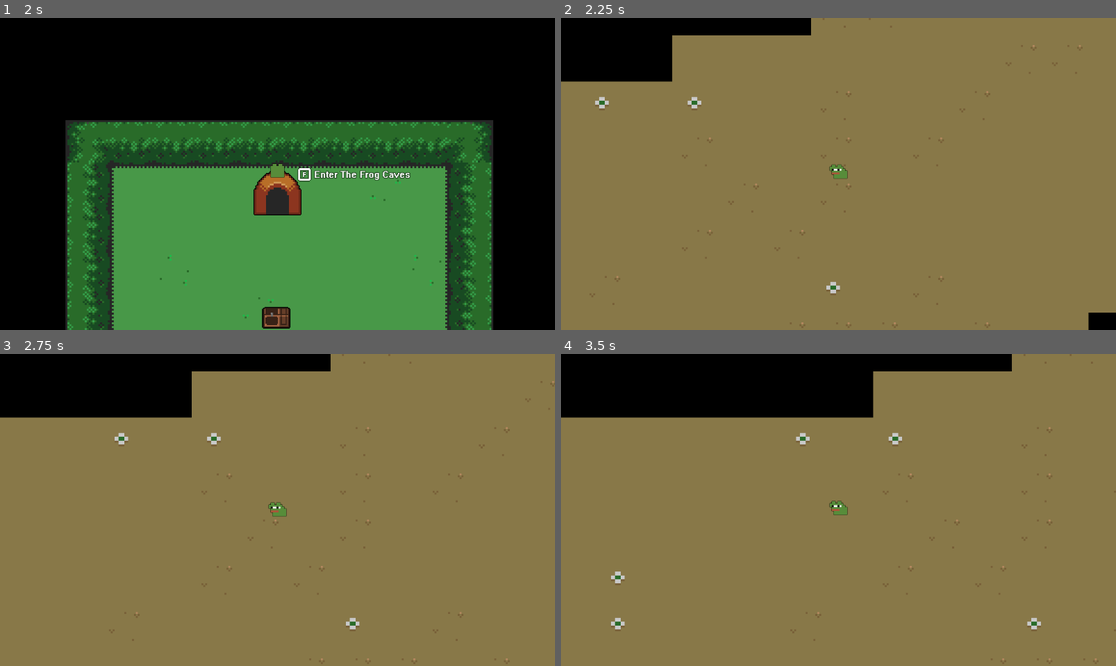
Above: before the commit, frames 1-4 (two rows, left to right).
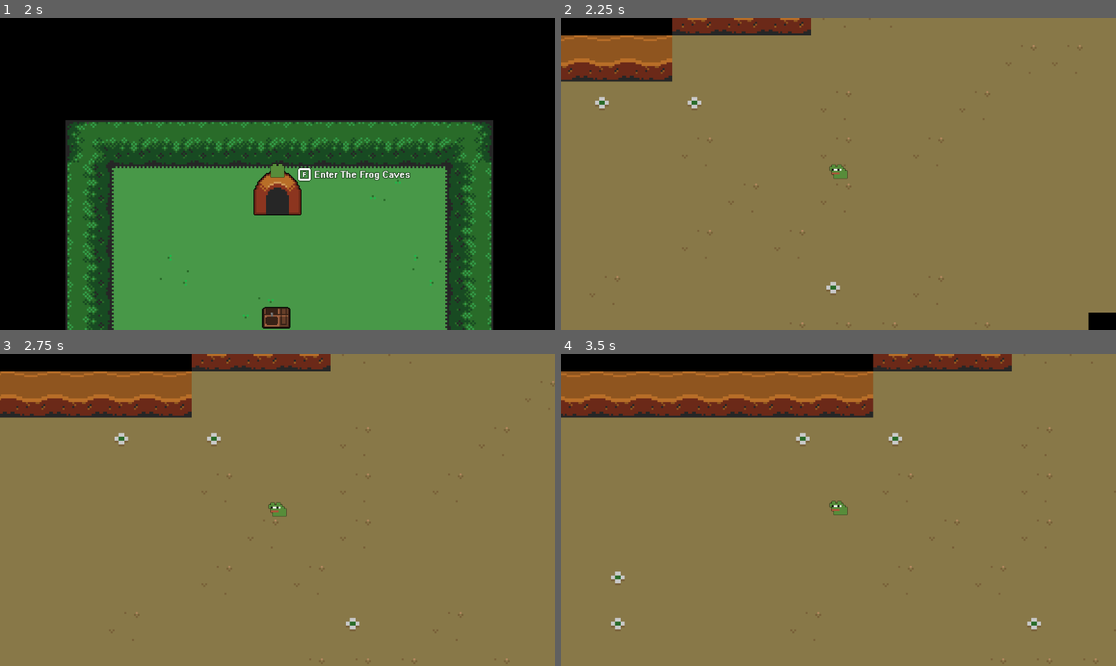
Above: after the commit, the same moments.

Repository: LilypadGames/Froguelite
Game: Godot game, scene res://scenes/title_screen.tscn
The game is run twice, just before and just after one commit, with the same random seed, the same clock (stepped at 60 frames per second) and the same inputs.
Inputs:
- Up to frame 1 (2 s): tap Enter at 0.5 s; hold Up (ui_up) from 0.53 s (still down); tap F (interact) at 0.6, 1.35 s
- Up to frame 2 (2.25 s): release Up (ui_up) at 2.03 s; hold Left (ui_left) from 2.03 s (still down); tap F (interact) at 2.1 s
- Up to frame 3 (2.75 s): keep holding Left (ui_left)
- Up to frame 4 (3.5 s): keep holding Left (ui_left); tap F (interact) at 2.85 s

Frame 1 is identical in both runs. In frame 2, 4.3% of the frame differs, in the area x 0-46%, y 0-21%; in frame 3, 6.5%; in frame 4, 9.7%, in the area x 0-82%, y 0-21%.

Commit message:
feat: remove unecessary colliders, wall tiles

Diff:
--- a/data/registry/world.json
+++ b/data/registry/world.json
@@ -18,6 +18,7 @@
 				"gain": 0
 			},
 			"tile_size": 24,
+			"wall": "res://assets/texture/world/cave_wall.png",
 			"tiles": {
 				"ground": {
 					"res://assets/texture/world/dirt.png": 100,
--- a/scripts/level.gd
+++ b/scripts/level.gd
@@ -3,9 +3,9 @@
 
 # constants
 const surrounding_tile_offsets = [
-	Vector2i(-1, -1), Vector2i(0, -1), Vector2i(1, -1),
+	Vector2i(0, -1),
 	Vector2i(-1, 0), Vector2i(1, 0),
-	Vector2i(-1, 1), Vector2i(0, 1), Vector2i(1, 1)
+	Vector2i(0, 1)
 ]
 
 # references
@@ -26,6 +26,7 @@
 var tileset_tiles: Dictionary = {"texture": {}, "weight": {}, "weight_padding": {}, "weight_total": {}, "source_id": {}}
 var tile_size: int
 var loaded_chunks: Array[Vector2i] = []
+var wall_tile_source: int
 
 # internal
 var level_name: String
@@ -170,7 +171,7 @@
 	# create tilemap
 	infinite_tilemap = TileMap.new()
 	infinite_tilemap.rendering_quadrant_size = tile_size
-	for layer in Cache.registry["world"]["level"][level_name]["tiles"].size() - 1:
+	for layer in Cache.registry["world"]["level"][level_name]["tiles"].size():
 		infinite_tilemap.add_layer(-1)
 	level.add_child(infinite_tilemap)
 
@@ -225,6 +226,13 @@
 			# next source ID
 			source_count += 1
 
+	var wall_atlas_source = TileSetAtlasSource.new()
+	wall_atlas_source.texture = load(Cache.registry["world"]["level"][level_name]["wall"])
+	wall_atlas_source.texture_region_size = Vector2i(tile_size, tile_size)
+	wall_atlas_source.create_tile(Vector2i(0, 0))
+	tile_set.add_source(wall_atlas_source, source_count)
+	wall_tile_source = source_count
+
 func _handle_procedural_level() -> void:
 	# get player's current chunk
 	var current_chunk: Vector2i = _get_player_chunk_position()
@@ -315,6 +323,10 @@
 					# get neighboring tile position
 					var neighbor_pos = tile_position + offset
 
+					# add wall tile
+					if _is_filled_at_noise_position(tile_position + Vector2i(0, 1)):
+						infinite_tilemap.set_cell(2, Vector2i(tile_position.x, tile_position.y), wall_tile_source, Vector2i(0, 0))
+
 					# add collider to empty space if theres a filled tile near it
 					if _is_filled_at_noise_position(neighbor_pos):
 						colliders.get_node(str(chunk_position)).add_child(_create_tile_collider(infinite_tilemap.map_to_local(tile_position)))
Binary file added: assets/texture/world/cave_wall.png
Not shown, added: assets/texture/world/cave_wall.png.import
